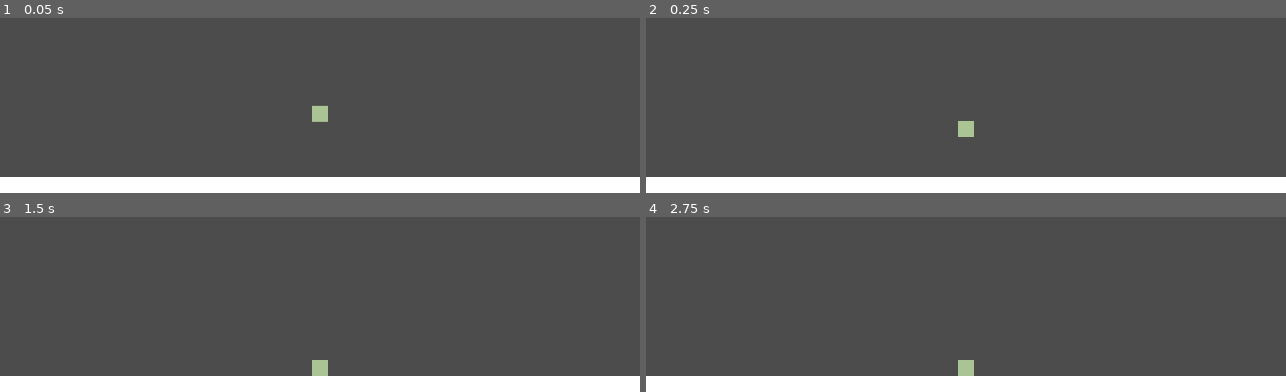
Above: before the commit, frames 1-4 (two rows, left to right).
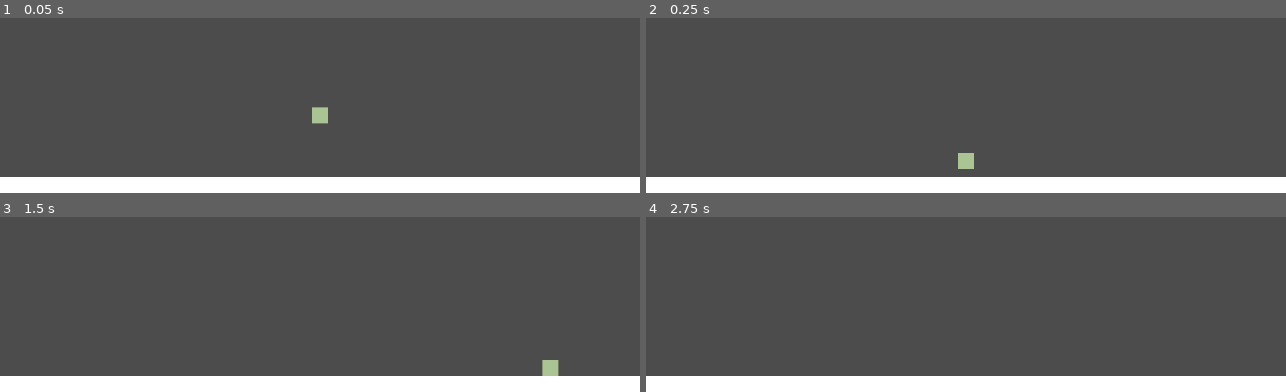
Above: after the commit, the same moments.

Repository: lost-in-thoughts/qash
Game: Godot game, scene res://World.tscn
The game is run twice, just before and just after one commit, with the same random seed, the same clock (stepped at 60 frames per second) and the same inputs.
Inputs:
- Up to frame 1 (0.05 s): no input
- Up to frame 2 (0.25 s): no input
- Up to frame 3 (1.5 s): tap Enter at 0.5 s; hold Space 0.53-1.28 s; hold D from 0.53 s (still down); tap Space at 1.35 s
- Up to frame 4 (2.75 s): tap Space at 1.52, 1.82 s; release D at 2.03 s; hold A from 2.03 s (still down); hold Space from 2.03 s (still down)

The runs differ from the first frame. In frame 1, less than 0.1% of the frame differs, in the area x 48-52%, y 50-61%; in frame 2, 0.5%; in frame 3, 0.5%, in the area x 48-88%, y 81-91%; in frame 4, 0.2%.

Commit message:
basic character controller

Diff:
--- a/Player.gd
+++ b/Player.gd
@@ -1,12 +1,21 @@
 extends KinematicBody2D
 
-const GRAVITIY: Vector2 = Vector2(0.0, 10.0)
-
+const GRAVITIY: Vector2 = Vector2(0.0, 30.0)
+const JUMP: Vector2 = Vector2(0.0, -800.0)
+const SPEED: float = 40.0
 var velocity: Vector2
 
 func _physics_process(delta: float) -> void:
 	if Input.is_key_pressed(KEY_A):
-		pass
+		velocity += Vector2(-SPEED, 0.0)
+	if Input.is_key_pressed(KEY_D):
+		velocity += Vector2(SPEED, 0.0)
+
+	# reduce sliding
+	velocity.x *= 0.9
+
+	if is_on_floor() and Input.is_key_pressed(KEY_SPACE):
+		velocity += JUMP
 
 	velocity += GRAVITIY
 	velocity = move_and_slide(velocity, Vector2.UP)
Not shown, added: .gitignore
